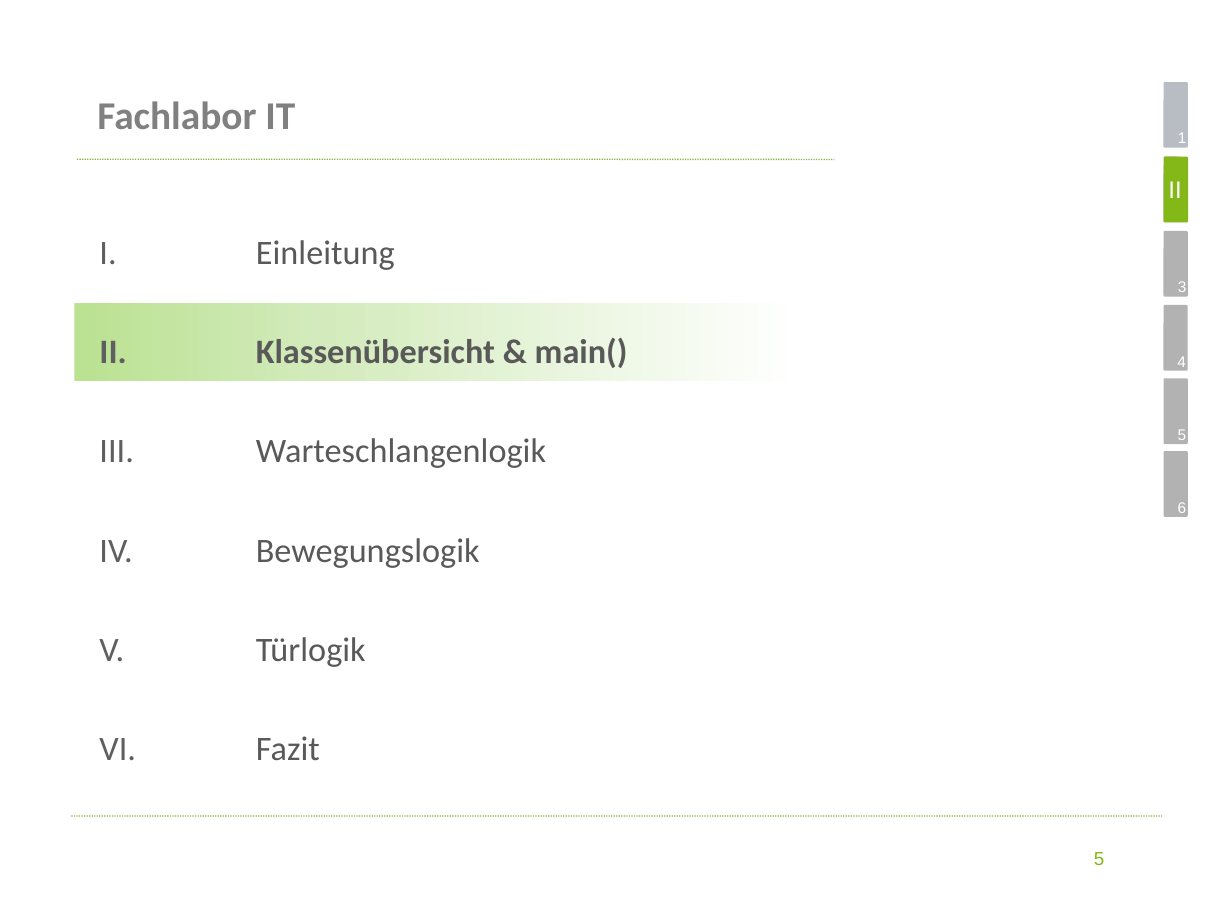
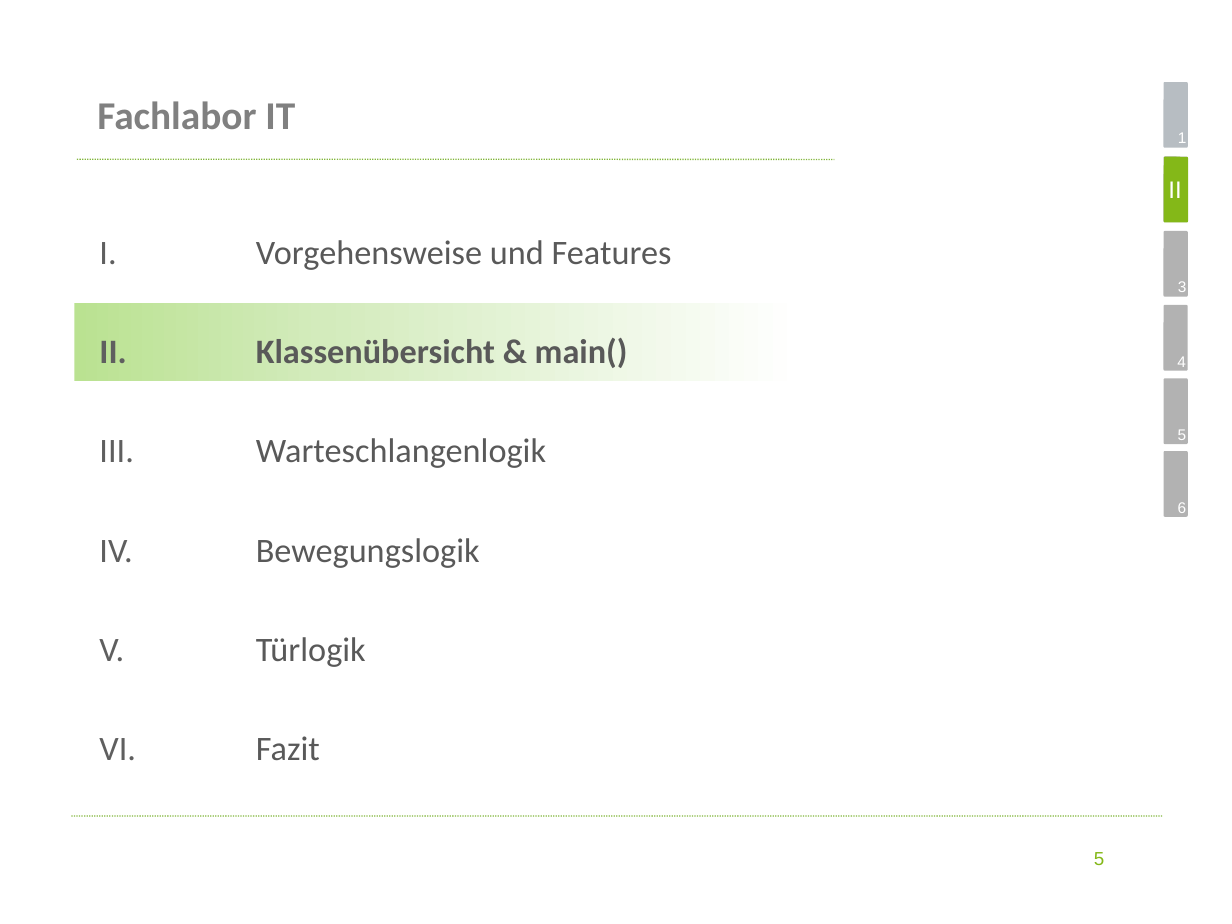
Before and after one commit to koeni90/elevatorUML, a slide deck: slide 5 of Präsentation.pptx. Drawn at 1232x924 pixels with LibreOffice and Linux fonts; fonts in the diff are those of the drawing; background and template pictures are left out. Boxes give left, top, right and bottom in pixels: in the first picture for what was removed or moved away, otherwise in the second. Text is boxed around its words. In the diff, an @@ line names an element or a change of style, - is before the commit and + after.

```diff
--- a/Präsentation.pptx
+++ b/Präsentation.pptx
@@ text at [256,240,672,270]: text changed @@
-I. Einleitung
+I. Vorgehensweise und Features
```
Also in this commit, not shown: 4 other slides changed, 5 other files.
